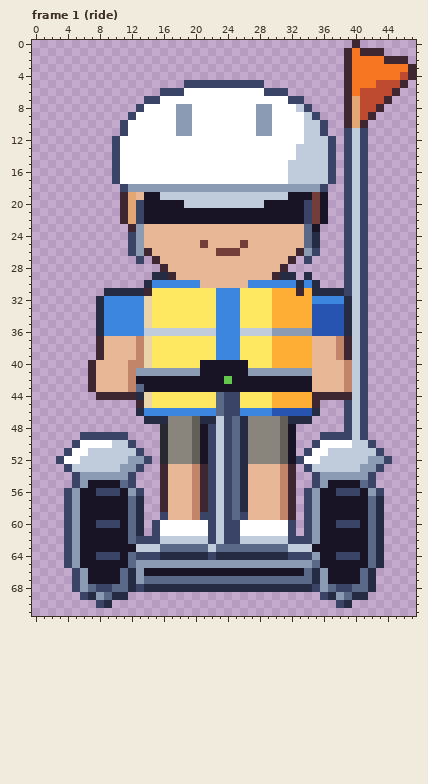
Pixel-art file, stored at art/hood-people/segway-rider.aseprite. Above is the file before it was changed.
48x72 pixels, 4 frames. Shown: frame 1 (ride). The commit also changed other frames, which this record leaves out.
Now the later version:
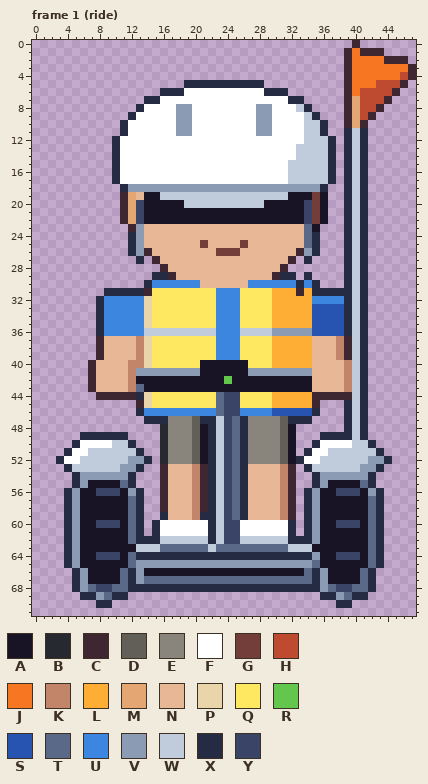
Palette (. is transparent): A #181425  B #26292f  C #3e2731  D #625e58  E #8a857c  F #ffffff  G #733e39  H #be4a2f  J #f77622  K #c28569  L #feae34  M #e4a672  N #e8b796  P #ead4aa  Q #fee761  R #63c74d  S #2654b0  T #5a6988  U #3d86e0  V #8b9bb4  W #c0cbdc  X #262b44  Y #3a4466
Change:
--- frame 1 (ride)
@@ x 0..47 @@
  4 .......................................CJJJJJJHC
- 5 ...................YYYYYYYYYY..........CJJJHHHC.
- 6 ................YYYFFFFFFFFFFYYY.......CJHHHHC..
- 7 ..............YYFFFFFFFFFFFFFFFFYY.....CMHHHC...
- 8 .............YFFFFVVFFFFFFFFVVFFFWY....CMHHC....
- 9 ............YFFFFFVVFFFFFFFFVVFFFFWY...CMHC.....
-10 ...........YFFFFFFVVFFFFFFFFVVFFFFWWY..CMC......
-11 ...........YFFFFFFVVFFFFFFFFVVFFFFWWY..YWY......
-12 ..........YFFFFFFFFFFFFFFFFFFFFFFFWWWY.YWY......
-13 ..........YFFFFFFFFFFFFFFFFFFFFFFWWWWY.YWY......
-14 ..........YFFFFFFFFFFFFFFFFFFFFFFWWWWY.YWY......
-15 ..........YFFFFFFFFFFFFFFFFFFFFFWWWWWY.YWY......
-16 ..........YFFFFFFFFFFFFFFFFFFFFFWWWWWY.YWY......
-17 ..........YFFFFFFFFFFFFFFFFFFFFFWWWWWY.YWY......
-18 ...........YVVVVVVVVVVVVVVVVVVVVVVVVY..YWY......
-19 ...........CMNAAWWWWWWWWWWWWWWWWAAAGA..YWY......
-20 ...........CMYAAAAAWWWWWWWWWWAAAAAYGA..YWY......
-21 ...........CMYAAAAAAAAAAAAAAAAAAAAYGA..YWY......
-22 ...........CMYAAAAAAAAAAAAAAAAAAAAYGA..YWY......
-23 ............CVNNNNNNNNNNNNNNNNNNNNTA...YWY......
-24 ............YVNNNNNNNNNNNNNNNNNNNNTX...YWY......
-25 ............YVNNNNNNNGNNNNGNNNNNNNTX...YWY......
-26 ............YVCNNNNNNNNGGGNNNNNNNCVY...YWY......
-27 .............Y.CNNNNNNNNNNNNNNNNC.Y....YWY......
-28 ................CNNNNNNNNNNNNNNC.......YWY......
-29 ...............XXCNNNNNNNNNNNNCXX.X....YWY......
-30 ..............XUUUUUUNNNNNNUUUUUUXUX...YWY......
-31 .........XXXXXCQQQQQQQQUUUQQQQLLLCLXXXXYWY......
-32 ........XUUUUUPQQQQQQQQUUUQQQQLLLLLUUUUXWY......
-33 ........XUUUUUPQQQQQQQQUUUQQQQLLLLLSSSSXWY......
-34 ........XUUUUUPQQQQQQQQUUUQQQQLLLLLSSSSXWY......
-35 ........XUUUUUPQQQQQQQQUUUQQQQLLLLLSSSSXWY......
-36 ........XUUUUUWWWWWWWWWUUUWWWWVVVVVSSSSXWY......
-37 ........CNNNNKPQQQQQQQQUUUQQQQLLLLLNNNKCWY......
-38 ........CNNNNKPQQQQQQQQUUUQQQQLLLLLNNNKCWY......
-39 ........CNNNNKPQQQQQQQQUUUQQQQLLLLLNNNKCWY......
-40 .......CNNNNKKPQQQQQQAAAAAAQQQLLLLLNNNNKWY......
-41 .......CNNNNKVVVVVVVVAAAAAAVVVVVVVVNNNNKWY......
-42 .......CNNNNKAAAAAAAAAAARAAAAAAAAAANNNNKWY......
-43 .......CNNNNKTAAAAAAAAAAAAAAAAAAAAANNNNKWY......
-44 ........CCCCCXPQQQQQQQQTYYQQQQLLLLLCCCCCWY......
-45 .............CPQQQQQQQQTYYQQQQLLLLLC...YWY......
-46 .............XUUUUUUUUUTYYUUUUSSSSSX...YWY......
-47 ..............XXXEEEDXXWYTXEEEEDXXX....YWY......
-48 ................BEEEDAYWYTXEEEEDA......YWY......
-49 ......YYYYYY....BEEEDAYWYTXEEEEDA...YYYYWY......
-50 .....YFFFFWWY...BEEEDAYWYTXEEEEDA..YFFFFWWY.....
-51 ....YFFWWWWWWY..BEEEDAYWYTXEEEEDA.YFFWWWWWWY....
-52 ...YFFWWWWWWVVY.BEEEDAYWYTXEEEEDAYFFWWWWWWVVY...
-53 ....YWWWWWWVVY..CNNNKCYWYTXNNNNKC.YWWWWWWVVY....
-54 .....YVVVVVVY...CNNNKCYWYTXNNNNKC..YVVVVVVY.....
-55 .....YVAAAATY...CNNNKCYWYTXNNNNKC..YVAAAATY.....
-56 ....YVAAYYYAVY..CNNNKCYWYTXNNNNKC.YVAAYYYAVY....
-57 ....YVAAAAAATX..CNNNKCYWYTXNNNNKC.YVAAAAAATX....
-58 ....YVAAAAAATX..CNNNKCYWYTXNNNNKC.YVAAAAAATX....
-59 ....YVAAAAAATX..YNNNKYYWYTYNNNNKC.YVAAAAAATX....
-60 ....YVAAYYYATX.YFFFFFFYWYYFFFFFFY.YVAAYYYATX....
-61 ....YVAAAAAATX.YFFFFFFYWYYFFFFFFY.YVAAAAAATX....
-62 ....YVAAAAAATYYYWWWWWWYWYYWWWWWWYYYVAAAAAATX....
-63 ....YVAAAAAAAWWWTTTTTTWTTTTTTTTTWWWAAAAAAATX....
-64 ....YVAAYYYATYYYXXXXXXYXXXXXXXXXYYYVAAYYYATX....
-65 ....YVAAAAAATVVVVVVVVVVVVVVVVVVVVVVTAAAAAATX....
-66 .....YVAAAATXVAAAAAAAAAAAAAAAAAAAATXVAAAATX.....
-67 .....YVAAAATXVTTTTTTTTTTTTTTTTTTTTTXVAAAATX.....
-68 .....YVTYYTTXYXXXXXXXXXXXXXXXXXXXXXYVTYYTTX.....
-69 ......YXVTXX........................YXVTXX......
-70 ........YX............................YX........
+ 5 ...................XXXXXXXXXX..........CJJJHHHC.
+ 6 ................XXXFFFFFFFFFFXXX.......CJHHHHC..
+ 7 ..............XXFFFFFFFFFFFFFFFFXX.....CMHHHC...
+ 8 .............XFFFFVVFFFFFFFFVVFFFWX....CMHHC....
+ 9 ............XFFFFFVVFFFFFFFFVVFFFFWX...CMHC.....
+10 ...........XFFFFFFVVFFFFFFFFVVFFFFWWX..CMC......
+11 ...........XFFFFFFVVFFFFFFFFVVFFFFWWX..XWX......
+12 ..........XFFFFFFFFFFFFFFFFFFFFFFFWWWX.XWX......
+13 ..........XFFFFFFFFFFFFFFFFFFFFFFWWWWX.XWX......
+14 ..........XFFFFFFFFFFFFFFFFFFFFFFWWWWX.XWX......
+15 ..........XFFFFFFFFFFFFFFFFFFFFFWWWWWX.XWX......
+16 ..........XFFFFFFFFFFFFFFFFFFFFFWWWWWX.XWX......
+17 ..........XFFFFFFFFFFFFFFFFFFFFFWWWWWX.XWX......
+18 ...........XVVVVVVVVVVVVVVVVVVVVVVVVX..XWX......
+19 ...........CMNAAWWWWWWWWWWWWWWWWAAAGA..XWX......
+20 ...........CMYAAAAAWWWWWWWWWWAAAAAYGA..XWX......
+21 ...........CMYAAAAAAAAAAAAAAAAAAAAYGA..XWX......
+22 ...........CMYAAAAAAAAAAAAAAAAAAAAYGA..XWX......
+23 ............CVNNNNNNNNNNNNNNNNNNNNTA...XWX......
+24 ............XVNNNNNNNNNNNNNNNNNNNNTX...XWX......
+25 ............XVNNNNNNNGNNNNGNNNNNNNTX...XWX......
+26 ............XVCNNNNNNNNGGGNNNNNNNCVX...XWX......
+27 .............X.CNNNNNNNNNNNNNNNNC.X....XWX......
+28 ................CNNNNNNNNNNNNNNC.......XWX......
+29 ...............XXCNNNNNNNNNNNNCXX.X....XWX......
+30 ..............XUUUUUUNNNNNNUUUUUUXUX...XWX......
+31 .........XXXXXCQQQQQQQQUUUQQQQLLLCLXXXXXWX......
+32 ........XUUUUUPQQQQQQQQUUUQQQQLLLLLUUUUXWX......
+33 ........XUUUUUPQQQQQQQQUUUQQQQLLLLLSSSSXWX......
+34 ........XUUUUUPQQQQQQQQUUUQQQQLLLLLSSSSXWX......
+35 ........XUUUUUPQQQQQQQQUUUQQQQLLLLLSSSSXWX......
+36 ........XUUUUUWWWWWWWWWUUUWWWWVVVVVSSSSXWX......
+37 ........CNNNNKPQQQQQQQQUUUQQQQLLLLLNNNKCWX......
+38 ........CNNNNKPQQQQQQQQUUUQQQQLLLLLNNNKCWX......
+39 ........CNNNNKPQQQQQQQQUUUQQQQLLLLLNNNKCWX......
+40 .......CNNNNKKPQQQQQQAAAAAAQQQLLLLLNNNNKWX......
+41 .......CNNNNKVVVVVVVVAAAAAAVVVVVVVVNNNNKWX......
+42 .......CNNNNKAAAAAAAAAAARAAAAAAAAAANNNNKWX......
+43 .......CNNNNKTAAAAAAAAAAAAAAAAAAAAANNNNKWX......
+44 ........CCCCCXPQQQQQQQQTYYQQQQLLLLLCCCCCWX......
+45 .............CPQQQQQQQQTYYQQQQLLLLLC...XWX......
+46 .............XUUUUUUUUUTYYUUUUSSSSSX...XWX......
+47 ..............XXXEEEDXXWYTXEEEEDXXX....XWX......
+48 ................BEEEDAXWYTXEEEEDA......XWX......
+49 ......XXXXXX....BEEEDAXWYTXEEEEDA...XXXXWX......
+50 .....XFFFFWWX...BEEEDAXWYTXEEEEDA..XFFFFWWX.....
+51 ....XFFWWWWWWX..BEEEDAXWYTXEEEEDA.XFFWWWWWWX....
+52 ...XFFWWWWWWVVX.BEEEDAXWYTXEEEEDAXFFWWWWWWVVX...
+53 ....XWWWWWWVVX..CNNNKCXWYTXNNNNKC.XWWWWWWVVX....
+54 .....XVVVVVVX...CNNNKCXWYTXNNNNKC..XVVVVVVX.....
+55 .....XVAAAATX...CNNNKCXWYTXNNNNKC..XVAAAATX.....
+56 ....XVAAYYYAVX..CNNNKCXWYTXNNNNKC.XVAAYYYAVX....
+57 ....XVAAAAAATX..CNNNKCXWYTXNNNNKC.XVAAAAAATX....
+58 ....XVAAAAAATX..CNNNKCXWYTXNNNNKC.XVAAAAAATX....
+59 ....XVAAAAAATX..XNNNKXXWYTXNNNNKC.XVAAAAAATX....
+60 ....XVAAYYYATX.XFFFFFFXWYYFFFFFFX.XVAAYYYATX....
+61 ....XVAAAAAATX.XFFFFFFXWYYFFFFFFX.XVAAAAAATX....
+62 ....XVAAAAAATXXXWWWWWWXWYYWWWWWWXXXVAAAAAATX....
+63 ....XVAAAAAAAWWWTTTTTTWTTTTTTTTTWWWAAAAAAATX....
+64 ....XVAAYYYATXXXXXXXXXXXXXXXXXXXXXXVAAYYYATX....
+65 ....XVAAAAAATVVVVVVVVVVVVVVVVVVVVVVTAAAAAATX....
+66 .....XVAAAATXVAAAAAAAAAAAAAAAAAAAATXVAAAATX.....
+67 .....XVAAAATXVTTTTTTTTTTTTTTTTTTTTTXVAAAATX.....
+68 .....XVTYYTTXXXXXXXXXXXXXXXXXXXXXXXXVTYYTTX.....
+69 ......XXVTXX........................XXVTXX......
+70 ........XX............................XX........
 71 ................................................
Changed places in both pictures, as pixel boxes (x1, y1, x2, y2):
changed: (56, 80, 392, 608)
